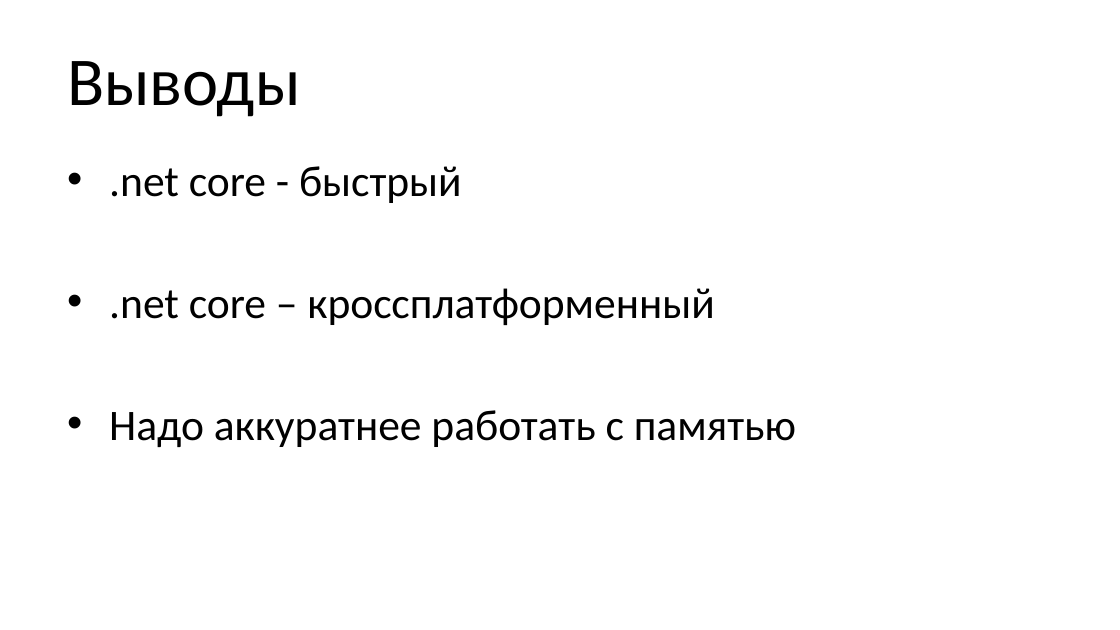
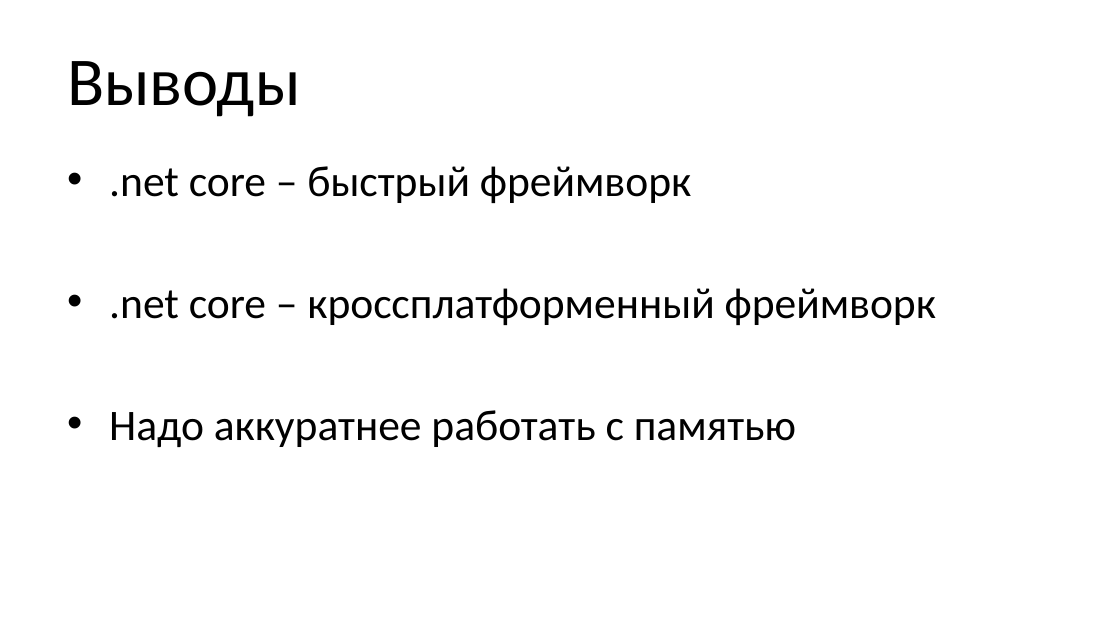
Before and after one commit to aensidhe/presentations, a slide deck: slide 9 of 2018/06/Использование Tarantool.pptx. Drawn at 1120x630 pixels with LibreOffice and Linux fonts; fonts in the diff are those of the drawing; background and template pictures are left out. Boxes give left, top, right and bottom in pixels: in the first picture for what was removed or moved away, otherwise in the second. Text is boxed around its words. In the diff, an @@ line names an element or a change of style, - is before the commit and + after.

Commit message:
New slide

```diff
--- a/2018/06/Использование Tarantool.pptx
+++ b/2018/06/Использование Tarantool.pptx
@@ text at box(109, 166, 936, 325): text changed @@
-• .net core - быстрый
-• .net core – кроссплатформенный
+• .net core – быстрый фреймворк
+• .net core – кроссплатформенный фреймворк
```
Also in this commit, not shown: 6 other slides changed, 1 slide added, 1 slide removed.
